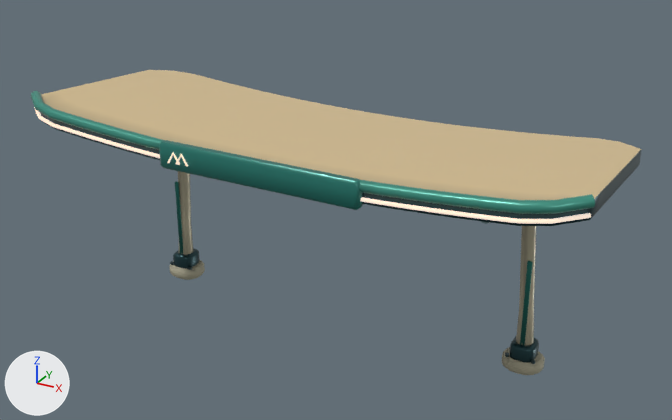
The glTF model assets/models/architecture/canopy_cantilever.glb, before and after one commit.
The view is the same before and after, from a camera (50 mm lens) standing at (7.36, -12.88, 8.94) and looking at (0.23, 0.08, 2.46). The lights are fixed; the arrows at lower left show +X, +Y and +Z. The older version comes first. Vertices at exactly the same position are counted once.

In view in the first picture: 'Canopy_cantilever'.
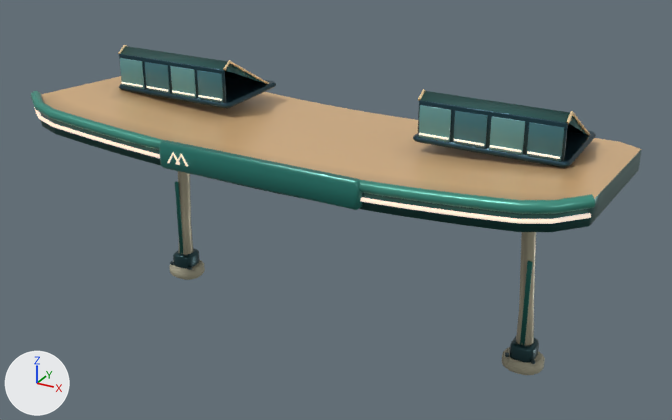
The change, as a list of edits to the scene's bpy script:
```text
Add mat_tint:
    mat_tint = bpy.data.materials.new('Tint')
    mat_tint.use_nodes = True; mat_tint.node_tree.nodes.clear()
    _N = mat_tint.node_tree.nodes; _L = mat_tint.node_tree.links
    n0 = _N.new('ShaderNodeBsdfPrincipled'); n0.name = 'Principled BSDF'
    n0.inputs[1].default_value = 0.11  # 'Metallic'
    n0.inputs[2].default_value = 0.22  # 'Roughness'
    n1 = _N.new('ShaderNodeOutputMaterial'); n1.name = 'Material Output'
    n2 = _N.new('ShaderNodeVertexColor'); n2.name = 'Color Attribute'
    _L.new(n0.outputs[0], n1.inputs[0])  # 'BSDF' to 'Surface'
    _L.new(n2.outputs[0], n0.inputs[0])  # 'Color' to 'Base Color'
Change me_canopy_cantilever:
    used by ob_canopy_cantilever; location = (0.0, 0.0, 0.0)
    remove me_canopy_cantilever.from_pydata(...)  # 1932 vertices, 3764 faces; spans x -4.96..4.96, y -2.12..1.97, z 0.0..4.27
    add me_canopy_cantilever.from_pydata(...)  # 3570 vertices, 6924 faces; spans x -4.96..4.96, y -2.12..1.97, z 0.0..4.8
    me_canopy_cantilever part 1: the loose piece of 72 vertices spanning x -3.51..-2.49, y -0.33..-0.23, z 3.55..3.59 is copied, and the copy is scaled about its middle by (0.488, 0.167, 0.94), then moved by (-1.0, 0.24, 0.57); it spans x -4.25..-3.75, y -0.05..-0.03, z 4.13..4.16
    me_canopy_cantilever part 2: the loose piece of 72 vertices spanning x -3.51..-2.49, y -0.33..-0.23, z 3.55..3.59 is copied, and the copy is scaled about its middle by (0.488, 0.167, 0.94), then moved by (-0.41, 0.24, 0.57); it spans x -3.66..-3.16, y -0.05..-0.03, z 4.13..4.16
    me_canopy_cantilever part 3: the loose piece of 72 vertices spanning x -3.51..-2.49, y -0.33..-0.23, z 3.55..3.59 is copied, and the copy is scaled about its middle by (0.488, 0.167, 0.94), then moved by (0.17, 0.24, 0.57); it spans x -3.08..-2.58, y -0.05..-0.03, z 4.13..4.16
    me_canopy_cantilever part 4: the loose piece of 72 vertices spanning x -3.51..-2.49, y -0.33..-0.23, z 3.55..3.59 is copied, and the copy is scaled about its middle by (0.488, 0.167, 0.94), then moved by (0.76, 0.24, 0.57); it spans x -2.49..-1.99, y -0.05..-0.03, z 4.13..4.16
    me_canopy_cantilever part 5: the loose piece of 72 vertices spanning x 0.99..2.01, y -0.33..-0.23, z 3.49..3.53 is copied, and the copy is scaled about its middle by (0.488, 0.167, 0.94), then moved by (0.54, 0.24, 0.63); it spans x 1.79..2.29, y -0.05..-0.03, z 4.13..4.16
    me_canopy_cantilever part 6: the loose piece of 72 vertices spanning x 2.49..3.51, y -0.33..-0.23, z 3.55..3.59 is copied, and the copy is scaled about its middle by (0.488, 0.167, 0.94), then moved by (-0.37, 0.24, 0.57); it spans x 2.38..2.88, y -0.05..-0.03, z 4.13..4.16
    me_canopy_cantilever part 7: the loose piece of 72 vertices spanning x 2.49..3.51, y -0.33..-0.23, z 3.55..3.59 is copied, and the copy is scaled about its middle by (0.488, 0.167, 0.94), then moved by (0.21, 0.24, 0.57); it spans x 2.96..3.46, y -0.05..-0.03, z 4.13..4.16
    me_canopy_cantilever part 8: the loose piece of 72 vertices spanning x 2.49..3.51, y -0.33..-0.23, z 3.55..3.59 is copied, and the copy is scaled about its middle by (0.488, 0.167, 0.94), then moved by (0.8, 0.24, 0.57); it spans x 3.55..4.05, y -0.05..-0.03, z 4.13..4.16
    me_canopy_cantilever part 9: 175 vertices moved from x -4.91..4.91, y -1.97..1.97, z 3.37..3.92 to x -4.91..4.91, y -1.97..1.97, z 3.28..3.83; 1062 vertices added at x -4.39..4.19, y -1.82..1.61, z 2.96..4.8
    me_canopy_cantilever part 10: 1557 kept faces spanning x -4.93..4.93, y -2.04..1.97, z 3.03..4.19 get new vertex colours
    add me_canopy_cantilever.materials.append(mat_tint)
```

Boxes (x1, y1, x2, y2) around the edits, measured in the pictures (672 x 420 px):
'Canopy_cantilever', reshaped (8% taller)
    before: (31, 70, 641, 375)
    after: (31, 45, 641, 375)
part 1 of me_canopy_cantilever, added
    after: (121, 82, 143, 87)
part 2 of me_canopy_cantilever, added
    after: (146, 86, 168, 92)
part 3 of me_canopy_cantilever, added
    after: (172, 90, 195, 96)
part 4 of me_canopy_cantilever, added
    after: (198, 95, 222, 101)
part 5 of me_canopy_cantilever, added
    after: (419, 133, 449, 140)
part 6 of me_canopy_cantilever, added
    after: (454, 139, 484, 146)
part 7 of me_canopy_cantilever, added
    after: (490, 145, 522, 152)
part 8 of me_canopy_cantilever, added
    after: (527, 151, 560, 159)
part 9 of me_canopy_cantilever, built on (mostly hidden before)
    before: (40, 112, 641, 226)
    after: (40, 45, 641, 232)
part 10 of me_canopy_cantilever, recoloured
    both: (42, 76, 639, 226)
